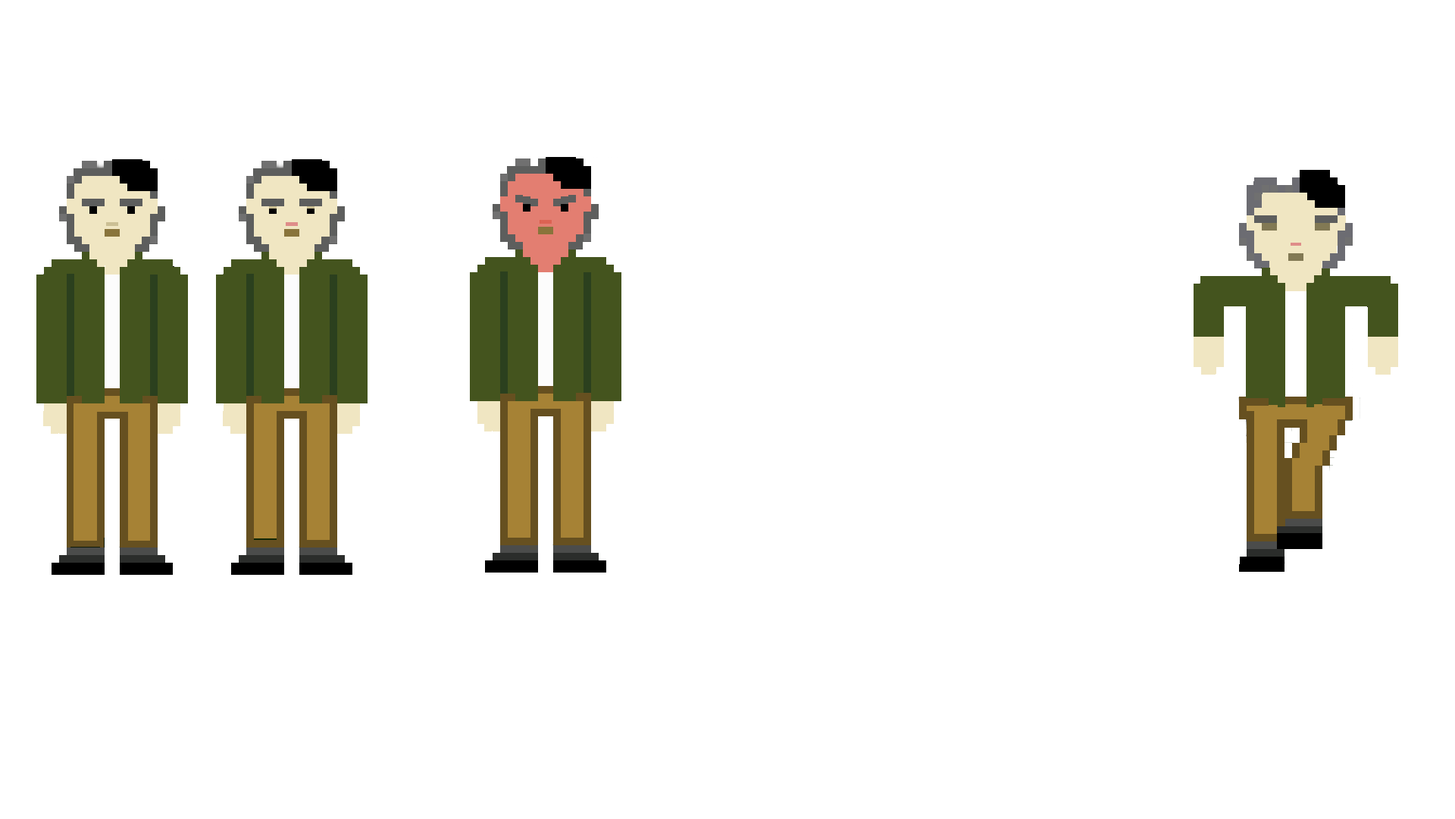
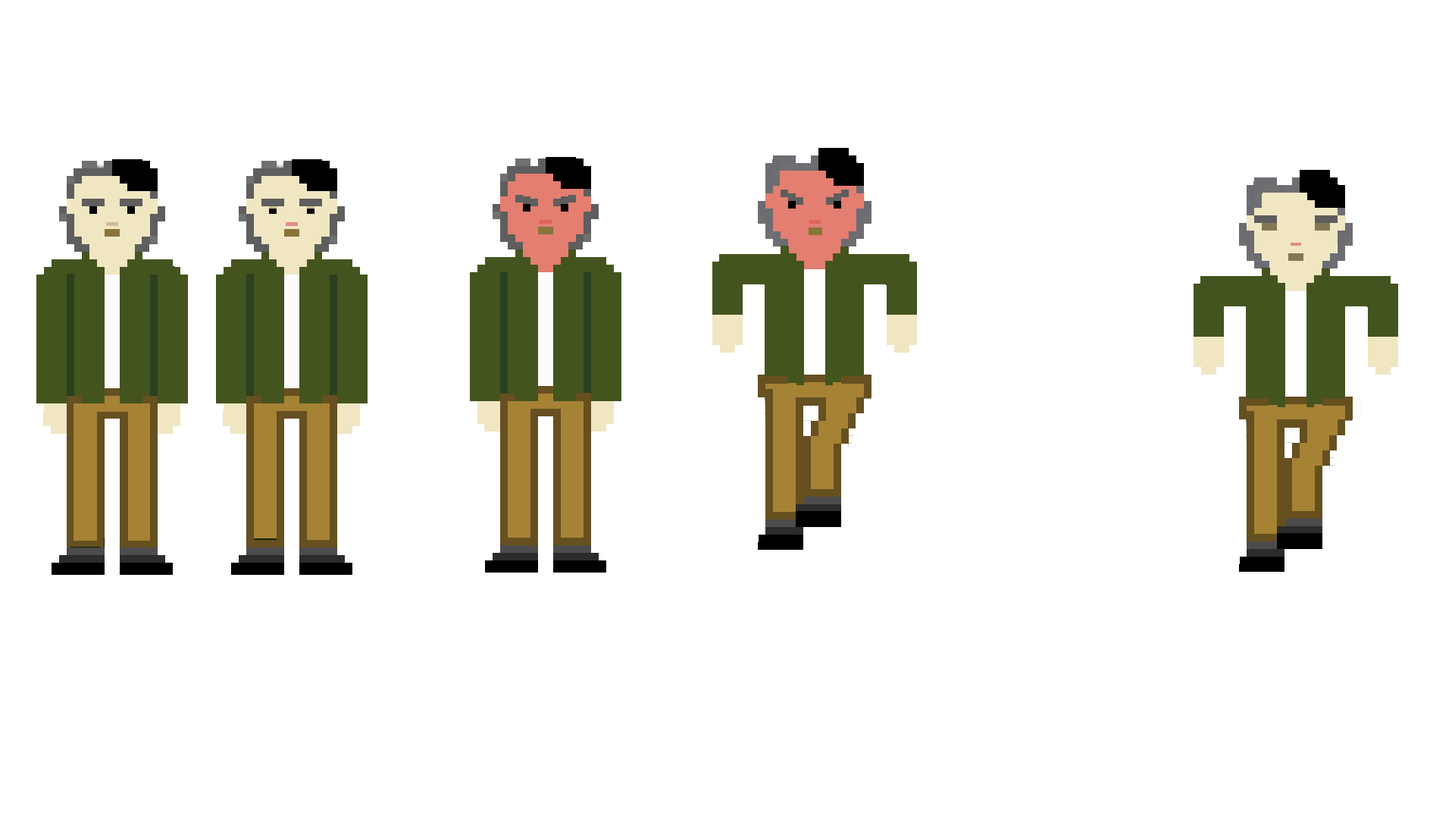
Two versions of the same layered image (w=1455, h=819). Layer-by-layer changes:
added layer "Calque 10" above "Calque 8" over [712, 147, 918, 550]
